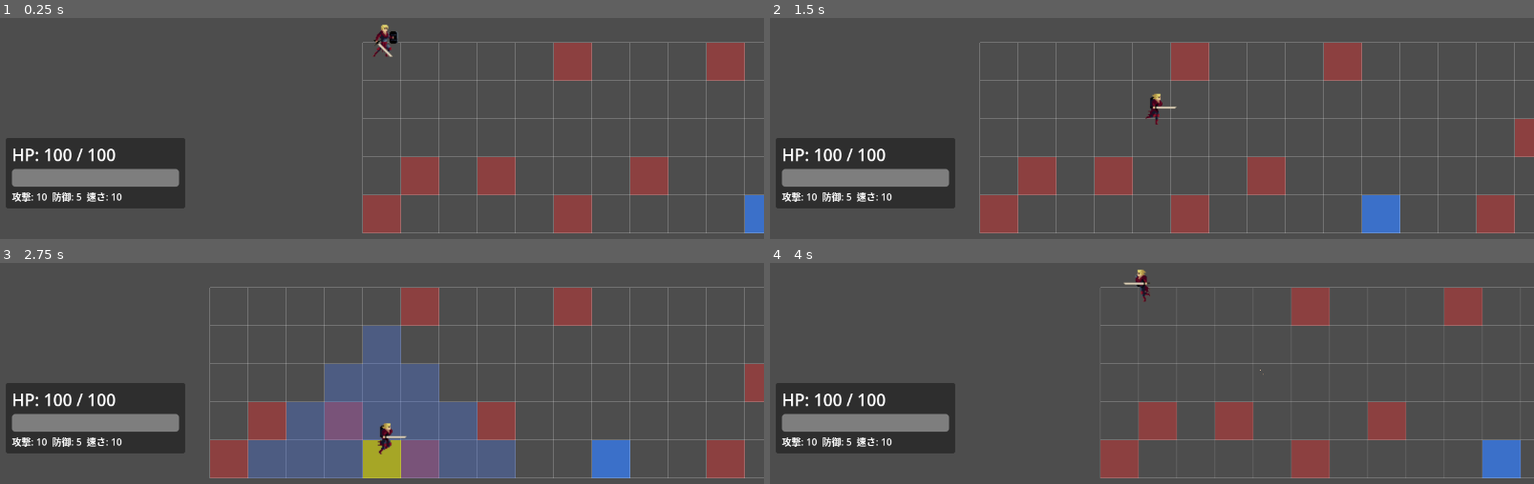
Above: before the commit, frames 1-4 (two rows, left to right).
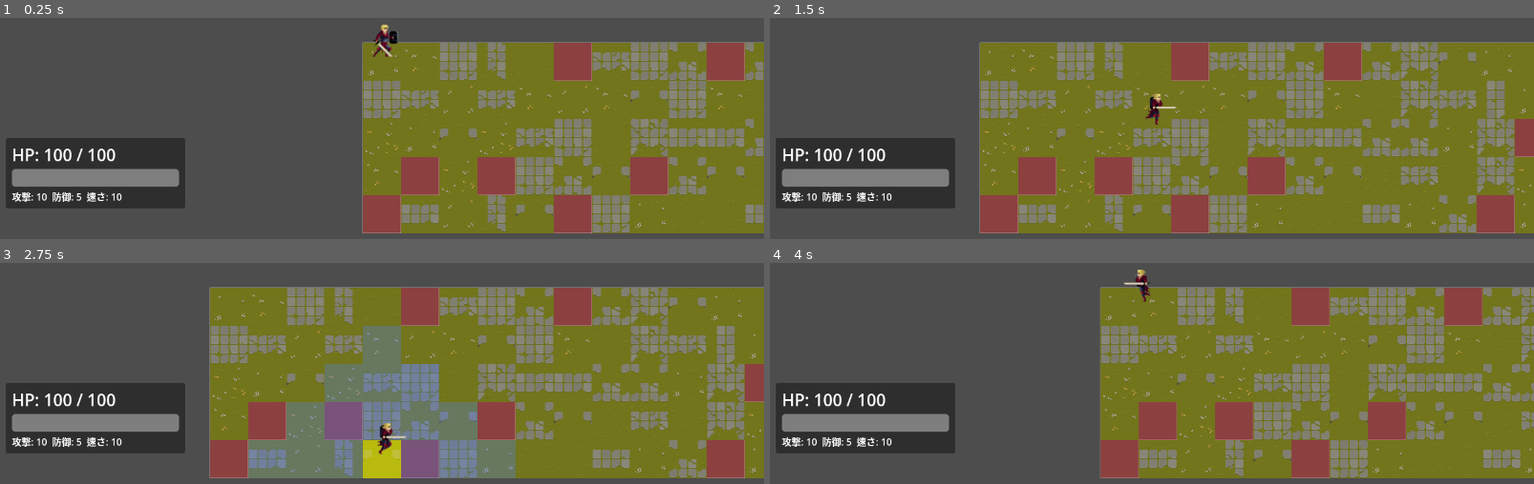
Above: after the commit, the same moments.

Repository: himanushi/godot-test
Game: Godot game, scene res://main.tscn
Same seed, same stepped clock (60 frames per second), same inputs: the game is played once before the commit and once after it.
Inputs:
- Up to frame 1 (0.25 s): no input
- Up to frame 2 (1.5 s): tap Enter (ui_accept) at 0.5, 0.77 s; hold Right (ui_right) 0.53-1.28 s; tap M (cast_magic) at 0.6 s; hold Down (ui_down) from 1.28 s (still down); tap Z (wait_turn) at 1.35 s
- Up to frame 3 (2.75 s): tap Enter (ui_accept) at 1.52 s; release Down (ui_down) at 2.03 s; hold Right (ui_right) from 2.03 s (still down); tap M (cast_magic) at 2.1 s
- Up to frame 4 (4 s): release Right (ui_right) at 2.78 s; hold Up (ui_up) 2.78-3.53 s; tap Z (wait_turn) at 2.85 s; tap Enter (ui_accept) at 3.02, 3.77 s; hold Left (ui_left) from 3.53 s (still down); tap M (cast_magic) at 3.6 s

The runs differ from the first frame. In frame 1, 39% of the frame differs, in the area x 47-100%, y 11-98%; in frame 2, 55%, in the area x 27-100%, y 11-98%; in frame 3, 55%; in frame 4, 43%.

Commit message:
fix: field.tscn

Diff:
--- a/srpg/field.tscn
+++ b/srpg/field.tscn
@@ -1,9 +1,31 @@
-[gd_scene load_steps=3 format=3 uid="uid://cldykh7qxeaic"]
+[gd_scene load_steps=5 format=3 uid="uid://cldykh7qxeaic"]
 
-[ext_resource type="Script" path="res://field.gd" id="1_aaaaa"]
+[ext_resource type="Script" uid="uid://bkpdho0ot1j7o" path="res://field.gd" id="1_aaaaa"]
+[ext_resource type="Texture2D" uid="uid://c6a3dvvk77dpn" path="res://assets/tileset_grass.png" id="2_6e7u2"]
+
+[sub_resource type="TileSetAtlasSource" id="TileSetAtlasSource_ujqnb"]
+texture = ExtResource("2_6e7u2")
+texture_region_size = Vector2i(64, 64)
+0:0/0 = 0
+1:0/0 = 0
+2:0/0 = 0
+3:0/0 = 0
+0:1/0 = 0
+1:1/0 = 0
+2:1/0 = 0
+3:1/0 = 0
+0:2/0 = 0
+1:2/0 = 0
+2:2/0 = 0
+3:2/0 = 0
+0:3/0 = 0
+1:3/0 = 0
+2:3/0 = 0
+3:3/0 = 0
 
 [sub_resource type="TileSet" id="TileSet_ground"]
 tile_size = Vector2i(64, 64)
+sources/0 = SubResource("TileSetAtlasSource_ujqnb")
 
 [node name="Field" type="Node2D" groups=["field"]]
 script = ExtResource("1_aaaaa")
